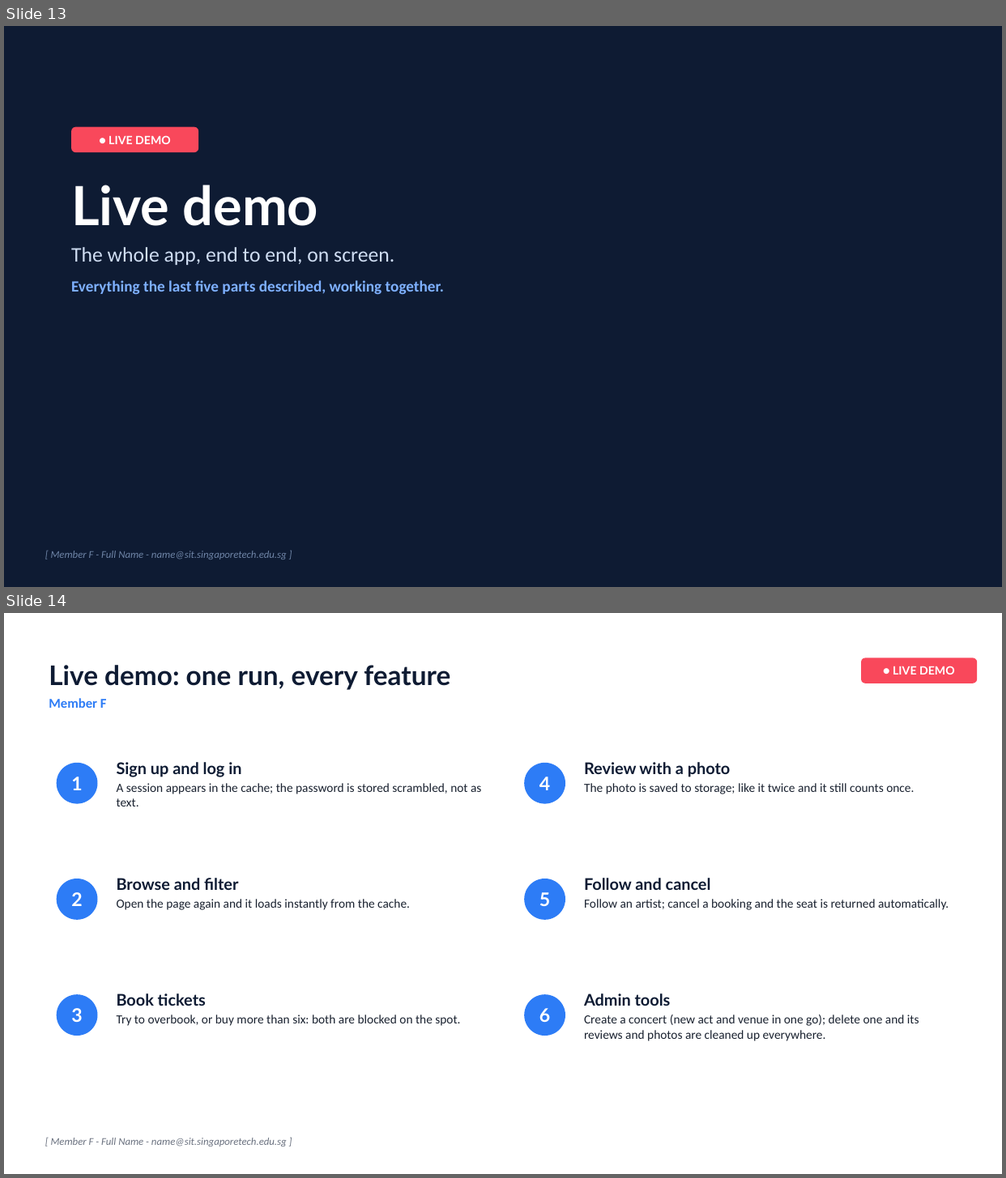
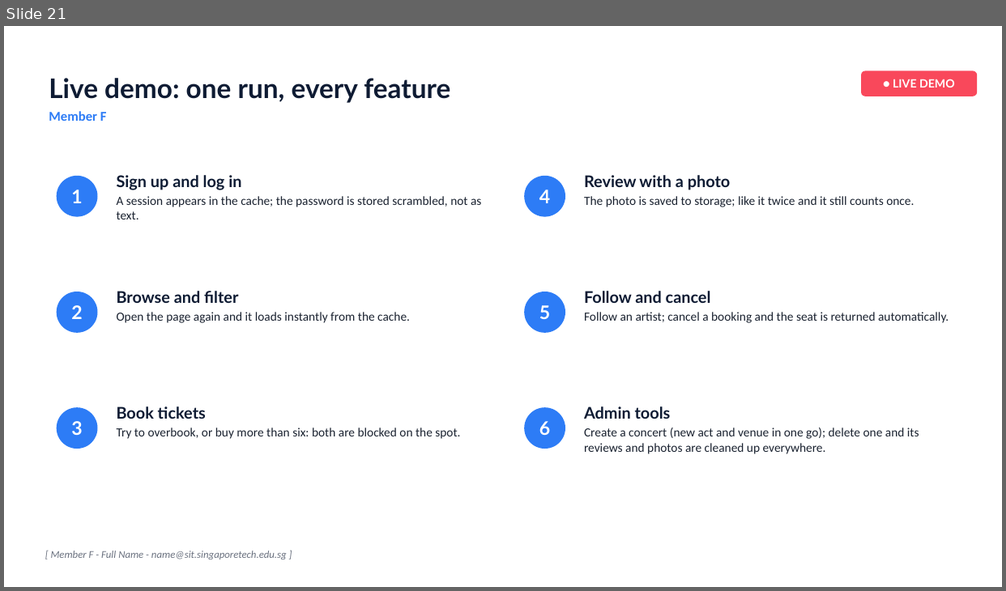
Before and after one commit to cthyuiii/GigTrack, a slide deck: GXX_Slides.pptx. Shown one above the other, each under a label of ours: slides 13 and 14 before the commit, slide 21 after it. The pictures are 1006x1178 and 1006x591 pixels, drawn with LibreOffice and Linux fonts; fonts in the diff are those of the drawing. Boxes give left, top, right and bottom in pixels: in the first picture for what was removed or moved away, otherwise in the second. Text is boxed around its words. In the diff, an @@ line names an element or a change of style, - is before the commit and + after.

```diff
--- a/GXX_Slides.pptx
+++ b/GXX_Slides.pptx
@@ slide 13 removed at box(4, 26, 1002, 587), background #FFFFFF @@
@@ rectangle removed at box(4, 26, 1002, 587) @@
@@ rounded rectangle removed at box(71, 127, 198, 152) @@
-● LIVE DEMO
@@ text removed at box(71, 185, 444, 295) @@
-Live demo
-The whole app, end to end, on screen.
-Everything the last five parts described, working together.
@@ text removed at box(51, 551, 287, 560) @@
-[ Member F - Full Name - name@sit.singaporetech.edu.sg ]
@@ what was slide 14 is now slide 21 @@
```
Also in this commit, not shown: 4 slides changed, 9 slides added, 18 other files.
